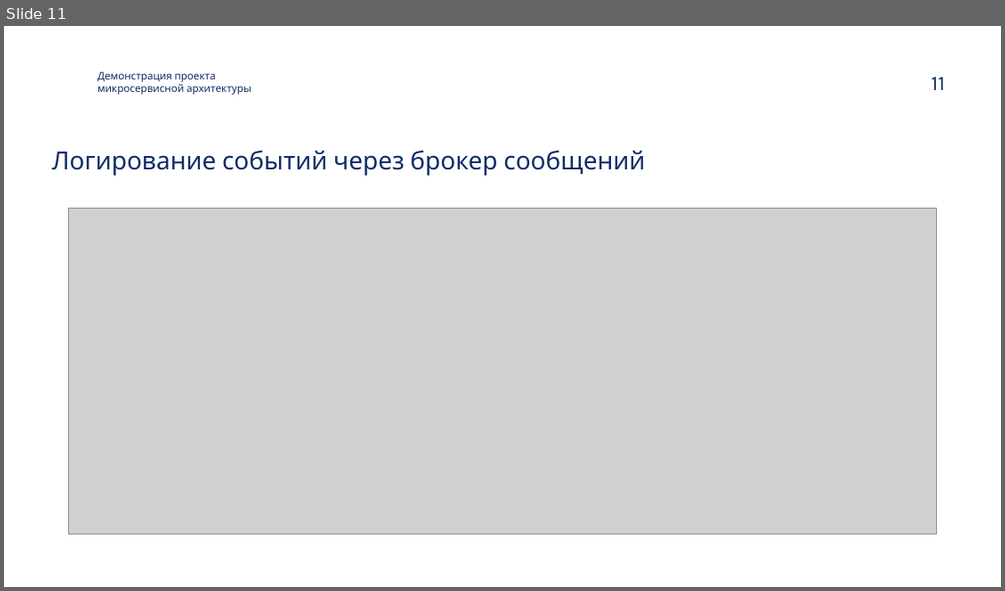
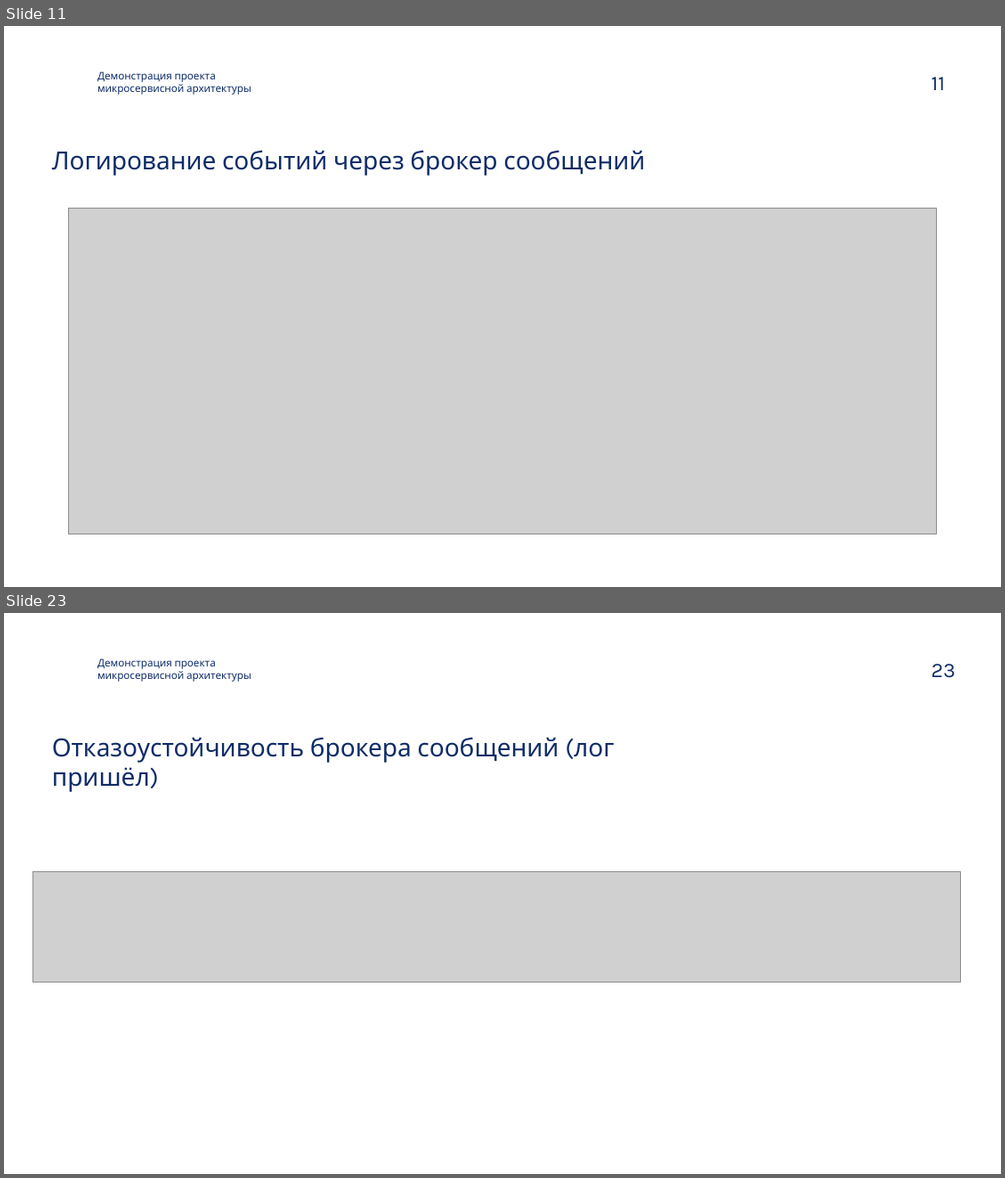
Before and after one commit to DimasBird/Docker-Shop-Microservice, a slide deck: Демонстрация проекта.pptx. Shown one above the other, each under a label of ours: slide 11 before the commit, slides 11 and 23 after it; the slides between them are not shown. The pictures are 1005x591 and 1005x1178 pixels, drawn with LibreOffice and Linux fonts; fonts in the diff are those of the drawing; grey boxes stand for pictures; background and template pictures are left out. Boxes give left, top, right and bottom in pixels: in the first picture for what was removed or moved away, otherwise in the second. Text is boxed around its words. In the diff, an @@ line names an element or a change of style, - is before the commit and + after.

```diff
--- a/Демонстрация проекта.pptx
+++ b/Демонстрация проекта.pptx
@@ slide 23 added at (4,613,1001,1174), background #FFFFFF; not listed: 1 template element that a slide beside it also shows @@
@@ text added at (97,658,251,682), 10 pt, text #0F2C68 @@
+Демонстрация проекта микросервисной архитектуры
@@ title added at (52,737,614,792), 24 pt, text #0F2C68 @@
+Отказоустойчивость брокера сообщений (лог пришёл)
@@ picture added at (33,871,961,981) @@
```
Also in this commit, not shown: 2 slides changed, 12 other slides added, 16 other files.
